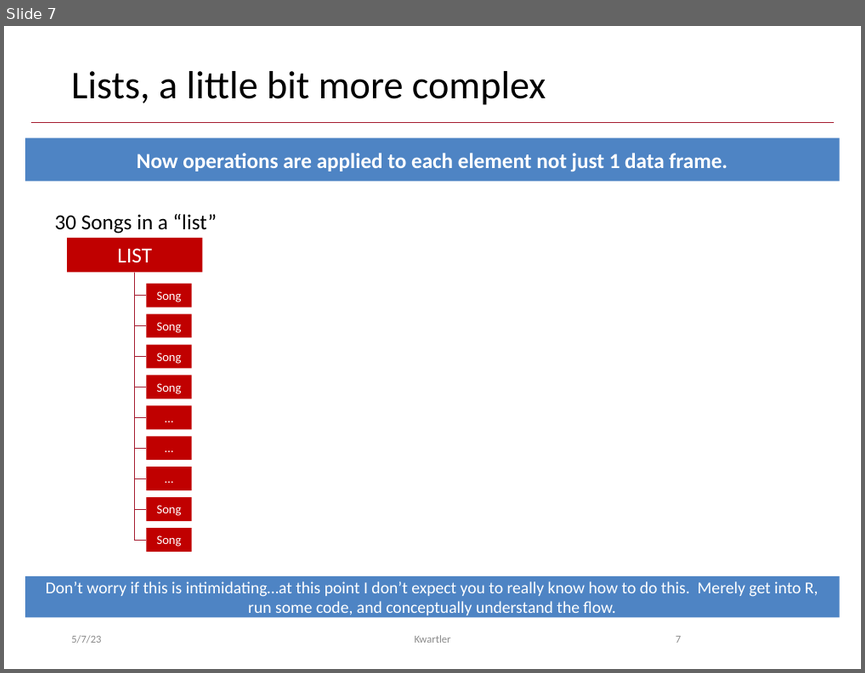
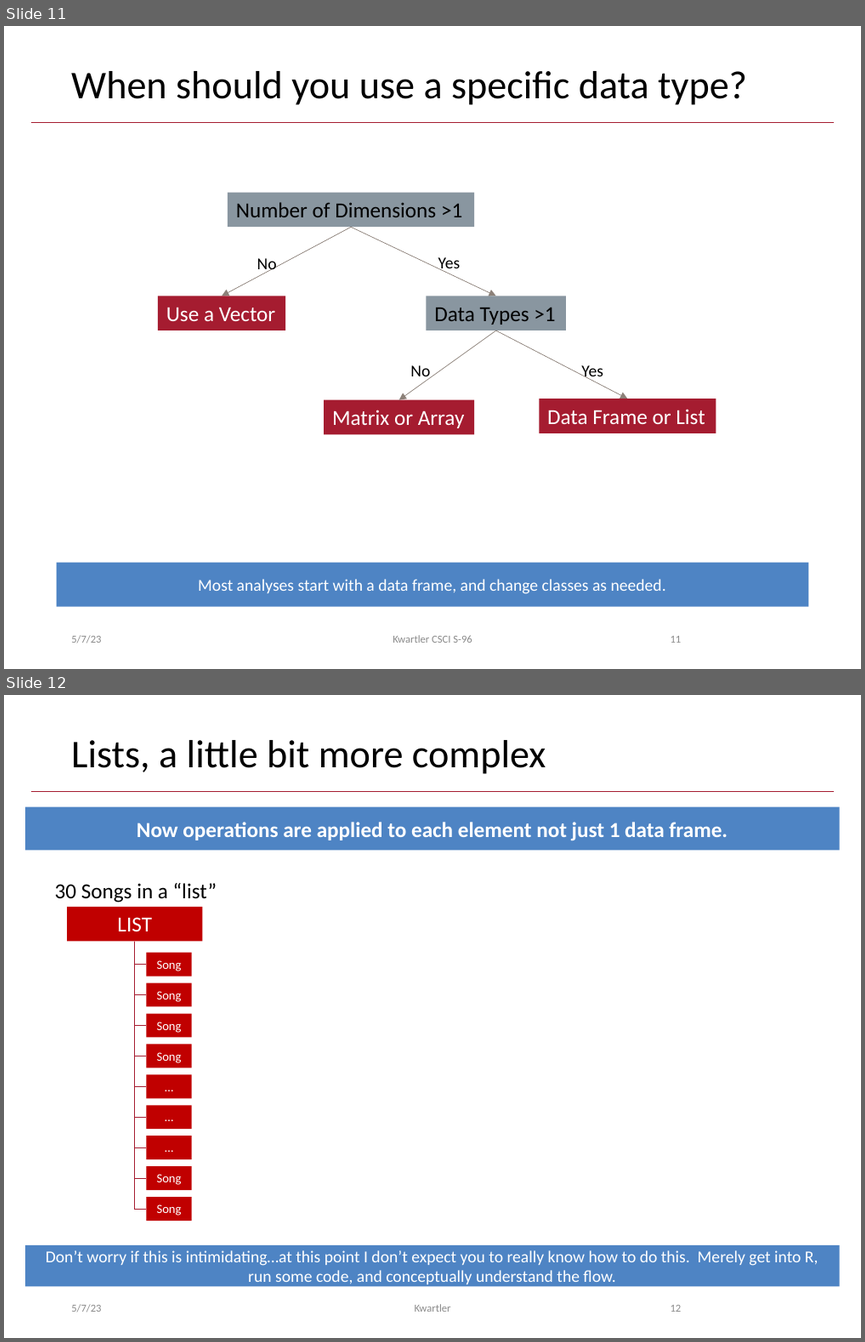
Before and after one commit to kwartler/Hult_Intro2R, a slide deck: lessons/B_GPT_Robjects/B_Robjects.pptx. Shown one above the other, each under a label of ours: slide 7 before the commit, slides 11 and 12 after it. The pictures are 865x673 and 865x1342 pixels, drawn with LibreOffice and Linux fonts; fonts in the diff are those of the drawing; background and template pictures are left out. Boxes give left, top, right and bottom in pixels: in the first picture for what was removed or moved away, otherwise in the second. Text is boxed around its words. In the diff, an @@ line names an element or a change of style, - is before the commit and + after.

```diff
--- a/lessons/B_GPT_Robjects/B_Robjects.pptx
+++ b/lessons/B_GPT_Robjects/B_Robjects.pptx
@@ slide 11 added at <box>4,26,861,669</box>, background #FFFFFF; not listed: 1 template element that a slide beside it also shows @@
@@ title added at <box>71,71,747,105</box>, 33 pt, text #000000 @@
+When should you use a specific data type?
@@ rectangle added at <box>228,193,474,227</box>, fill #8996A0, 18 pt, text #000000 @@
+Number of Dimensions >1
@@ arrow added from (351, 227) to (222, 296), #8C8179 0.5 pt @@
@@ arrow added from (351, 227) to (496, 296), #8C8179 0.5 pt @@
@@ text added at <box>257,258,277,274</box>, 14 pt, text #000000 @@
+No
@@ text added at <box>438,257,460,273</box>, 14 pt, text #000000 @@
+Yes
@@ rectangle added at <box>158,296,286,330</box>, fill #A51C30, 18 pt, text #FFFFFF @@
+Use a Vector
@@ rectangle added at <box>426,296,566,330</box>, fill #8996A0, 18 pt, text #000000 @@
+Data Types >1
@@ arrow added from (496, 330) to (399, 399), #8C8179 0.5 pt @@
@@ arrow added from (496, 330) to (628, 398), #8C8179 0.5 pt @@
@@ text added at <box>410,365,430,381</box>, 14 pt, text #000000 @@
+No
@@ text added at <box>581,365,603,381</box>, 14 pt, text #000000 @@
+Yes
@@ rectangle added at <box>324,399,474,434</box>, fill #A51C30, 18 pt, text #FFFFFF @@
+Matrix or Array
@@ rectangle added at <box>539,398,715,433</box>, fill #A51C30, 18 pt, text #FFFFFF @@
+Data Frame or List
@@ rectangle added at <box>56,562,809,606</box>, fill #4E84C4, 14 pt, text #FFFFFF @@
+Most analyses start with a data frame, and change classes as needed.
@@ text added at <box>71,635,101,642</box>, 9 pt, text #8C8C8C @@
+5/7/23
@@ text added at <box>392,635,472,642</box>, 9 pt, text #8C8C8C @@
+Kwartler CSCI S-96
@@ page number added at <box>670,635,681,642</box>, 9 pt, text #8C8C8C @@
+11
@@ what was slide 7 is now slide 12 @@
@@ page number at <box>670,1304,681,1311</box>: text changed @@
-7
+12
```
Also in this commit, not shown: 4 other slides added, 5 other files.
